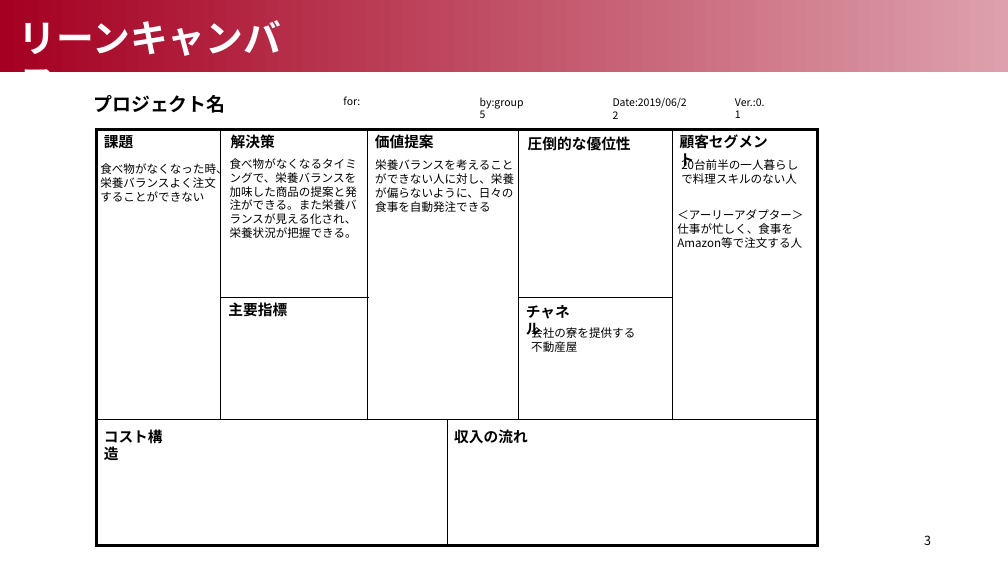
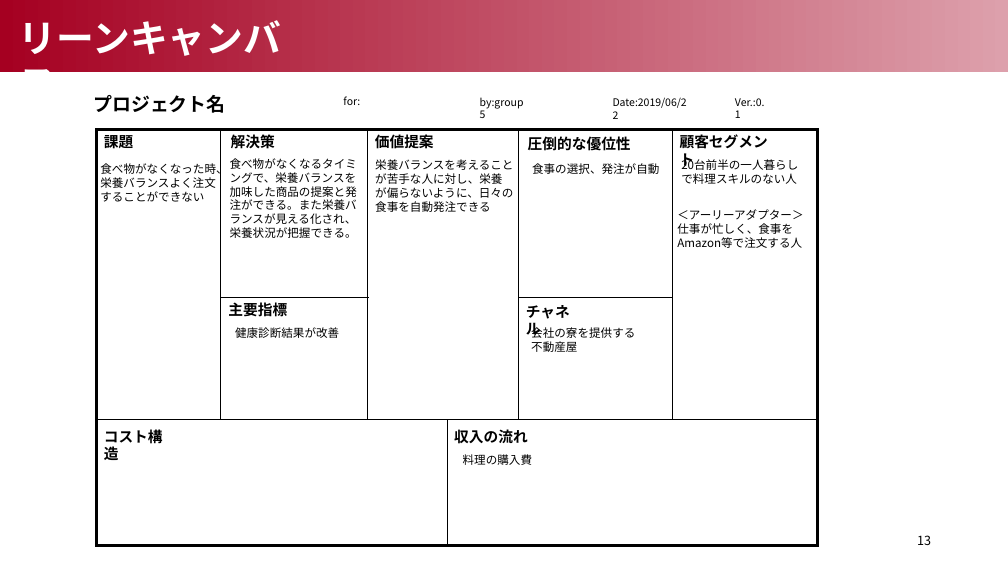
Before and after one commit to Smart-SE/sse2019-group5, a slide deck: slide 14 of spec/K1_group5_Presentation.pptx (slide 4 before the commit). Drawn at 1008x567 pixels with LibreOffice and Linux fonts; fonts in the diff are those of the drawing. Boxes give left, top, right and bottom in pixels: in the first picture for what was removed or moved away, otherwise in the second. Text is boxed around its words. In the diff, an @@ line names an element or a change of style, - is before the commit and + after.

```diff
--- a/spec/K1_group5_Presentation.pptx
+++ b/spec/K1_group5_Presentation.pptx
@@ text at <box>375,173,502,184</box>: text changed @@
-ができない人に対し、栄養
+が苦手な人に対し、栄養
@@ text added at <box>532,163,659,174</box>, 11 pt, text #000000 @@
+食事の選択、発注が自動
@@ text added at <box>235,327,339,338</box>, 11 pt, text #000000 @@
+健康診断結果が改善
@@ text added at <box>463,454,532,465</box>, 11 pt, text #000000 @@
+料理の購入費
@@ page number at <box>917,535,931,545</box>: text changed @@
-3
+13
```
Also in this commit, not shown: 7 other slides changed, 2 slides added, 6 slides removed.
